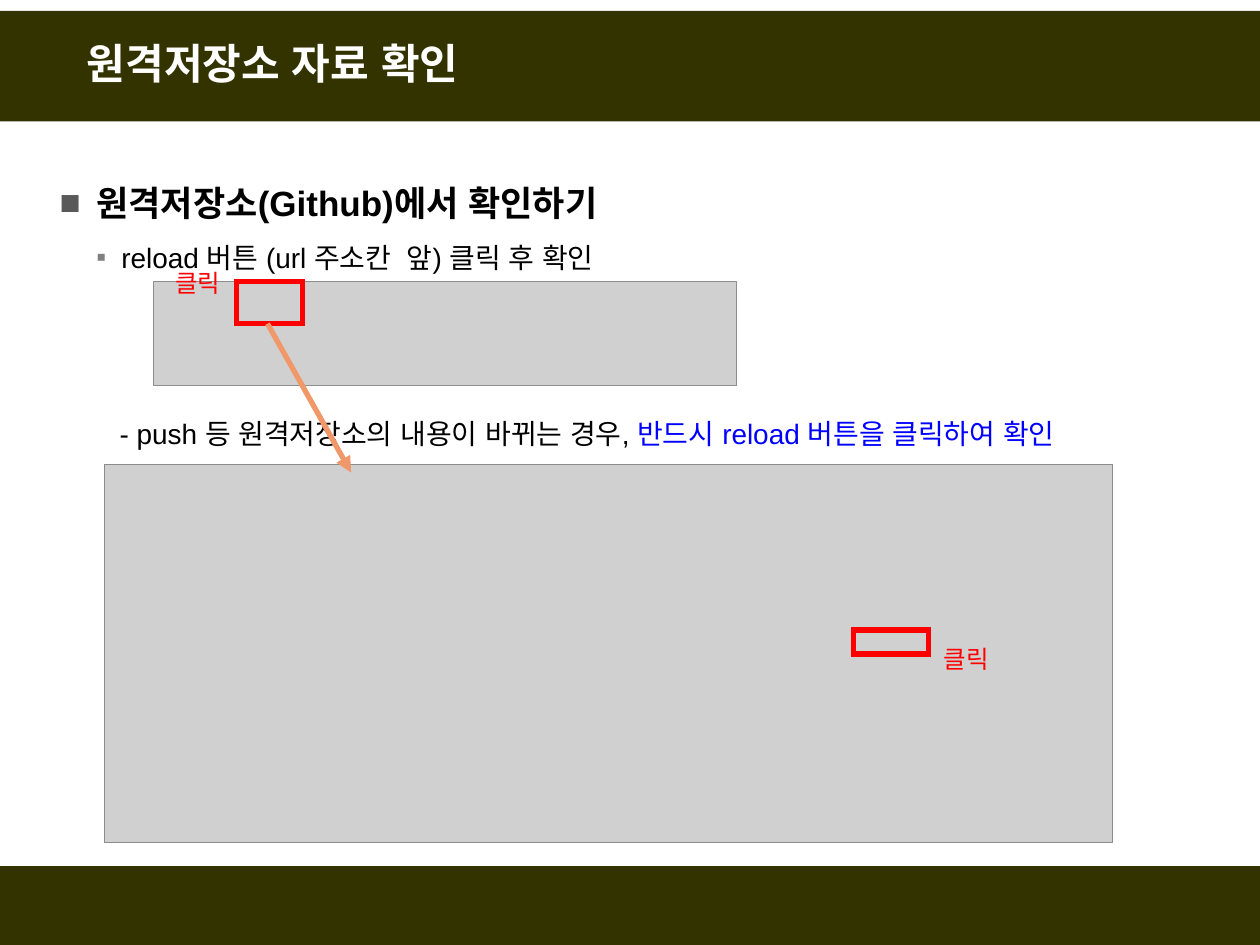
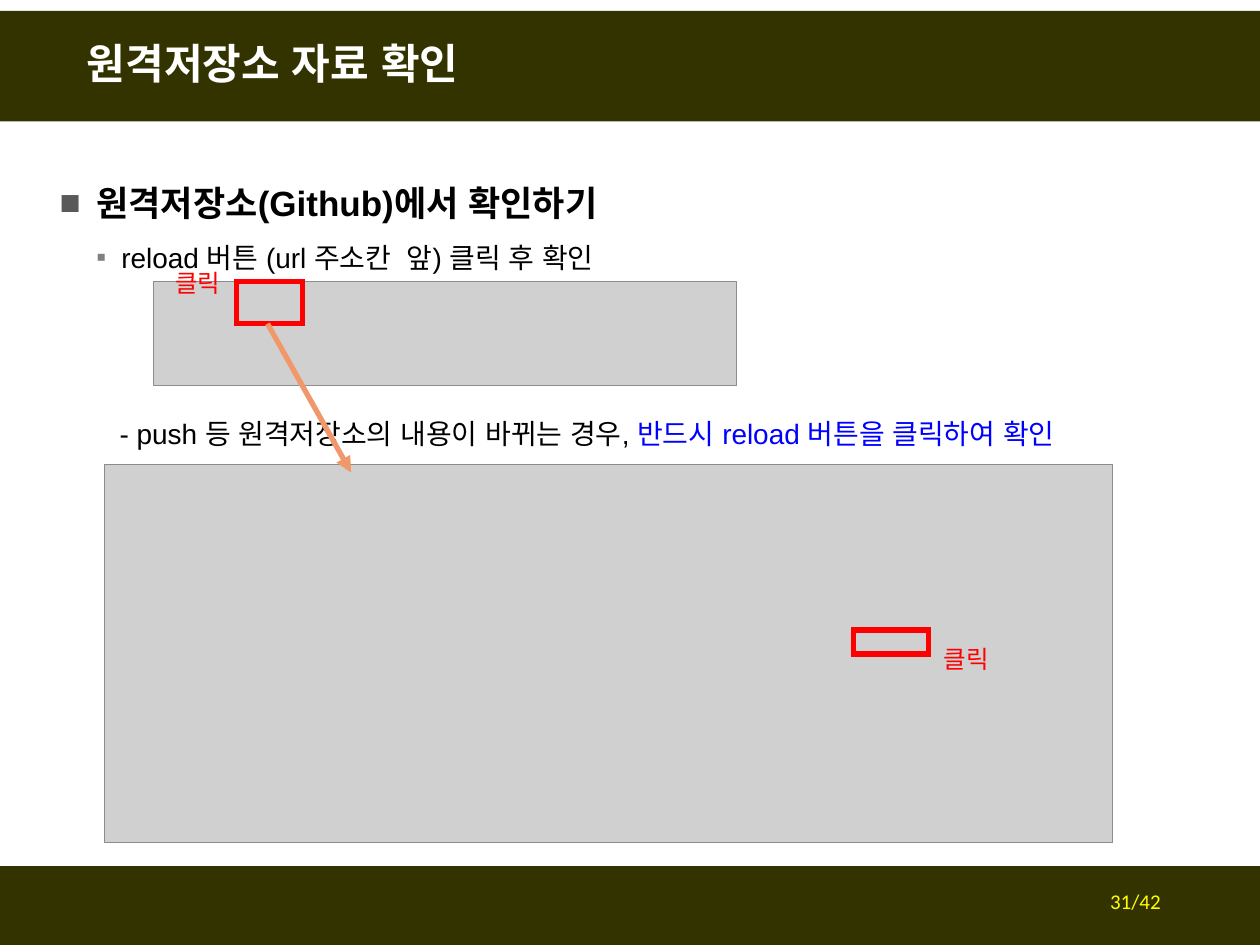
Before and after one commit to fasthill/github-lecture, a slide deck: slide 31 of git및github첫걸음2-원격저장소만들기.pptx (slide 30 before the commit). Drawn at 1260x945 pixels with LibreOffice and Linux fonts; fonts in the diff are those of the drawing; grey boxes stand for pictures. Boxes give left, top, right and bottom in pixels: in the first picture for what was removed or moved away, otherwise in the second. Text is boxed around its words. In the diff, an @@ line names an element or a change of style, - is before the commit and + after.

```diff
--- a/git및github첫걸음2-원격저장소만들기.pptx
+++ b/git및github첫걸음2-원격저장소만들기.pptx
@@ page number added at (1110, 894, 1161, 910), 12 pt, text #FFFF00 @@
+31/42
```
Also in this commit, not shown: 40 other slides changed, 1 slide added, 6 other files.
